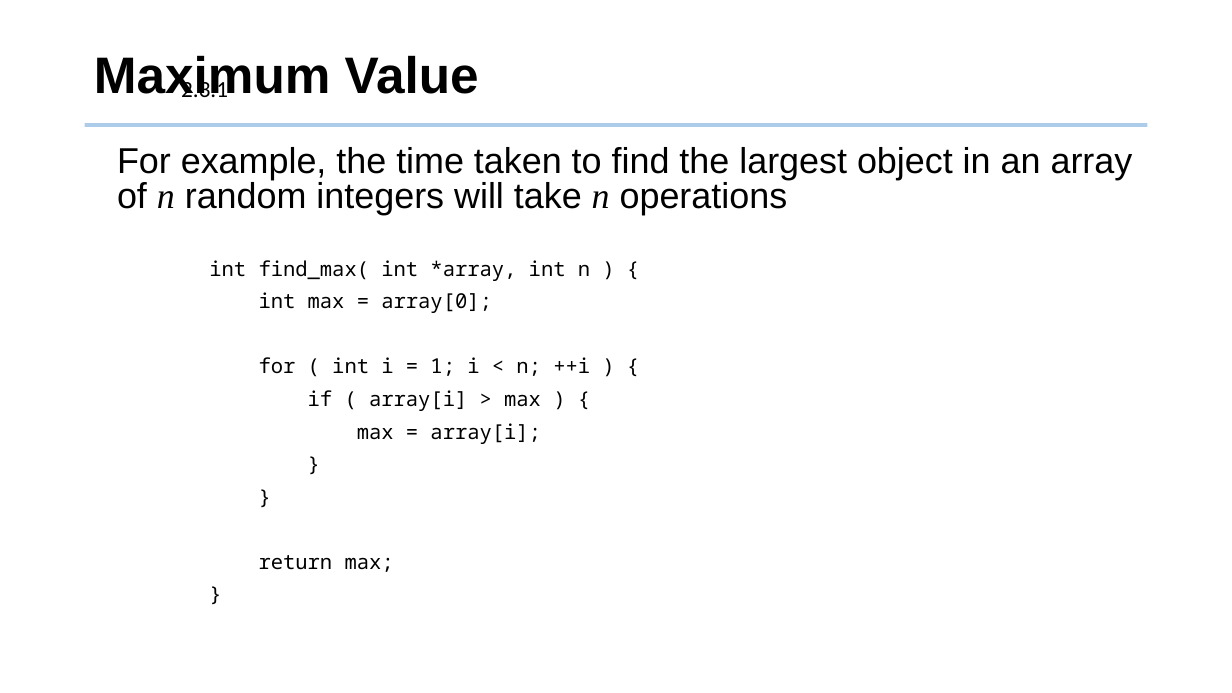
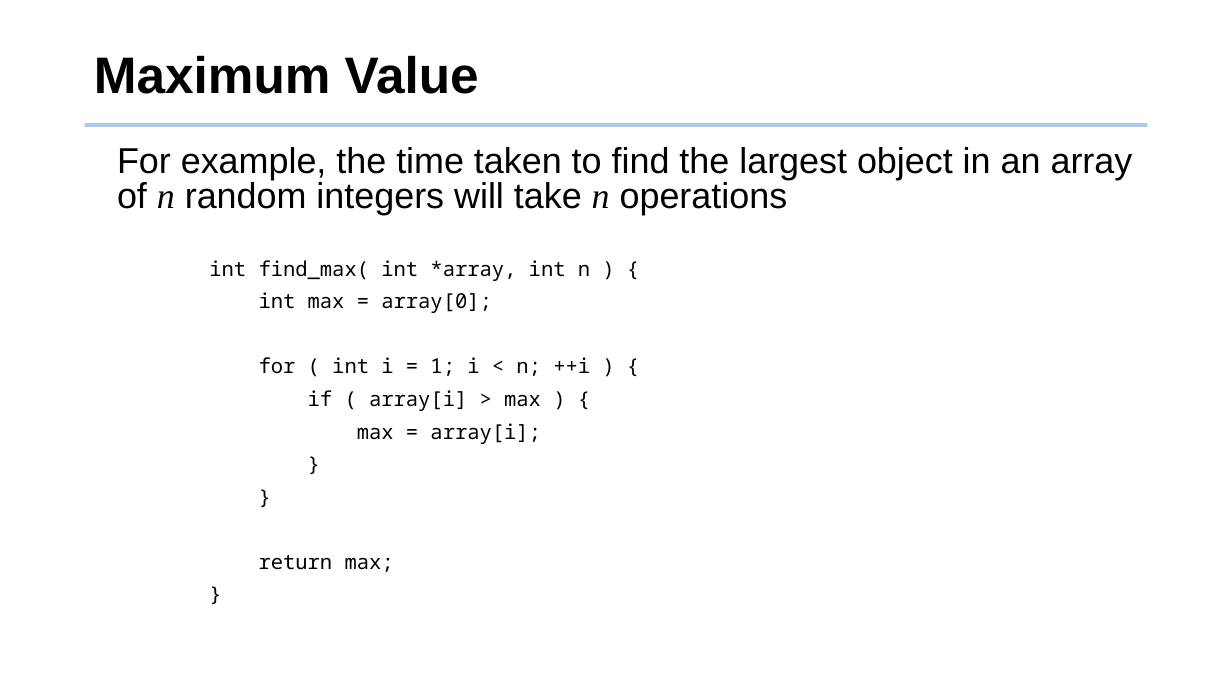
Before and after one commit to tsung-wei-huang/cs2420, a slide deck: slide 5 of slides/asymptotic_analysis.pptx. Drawn at 1232x693 pixels with LibreOffice and Linux fonts; fonts in the diff are those of the drawing; background and template pictures are left out. Boxes give left, top, right and bottom in pixels: in the first picture for what was removed or moved away, otherwise in the second. Text is boxed around its words. In the diff, an @@ line names an element or a change of style, - is before the commit and + after.

```diff
--- a/slides/asymptotic_analysis.pptx
+++ b/slides/asymptotic_analysis.pptx
@@ text removed at [181,78,228,97] @@
-2.3.1
```
Also in this commit, not shown: 4 other slides changed, 14 other files.
